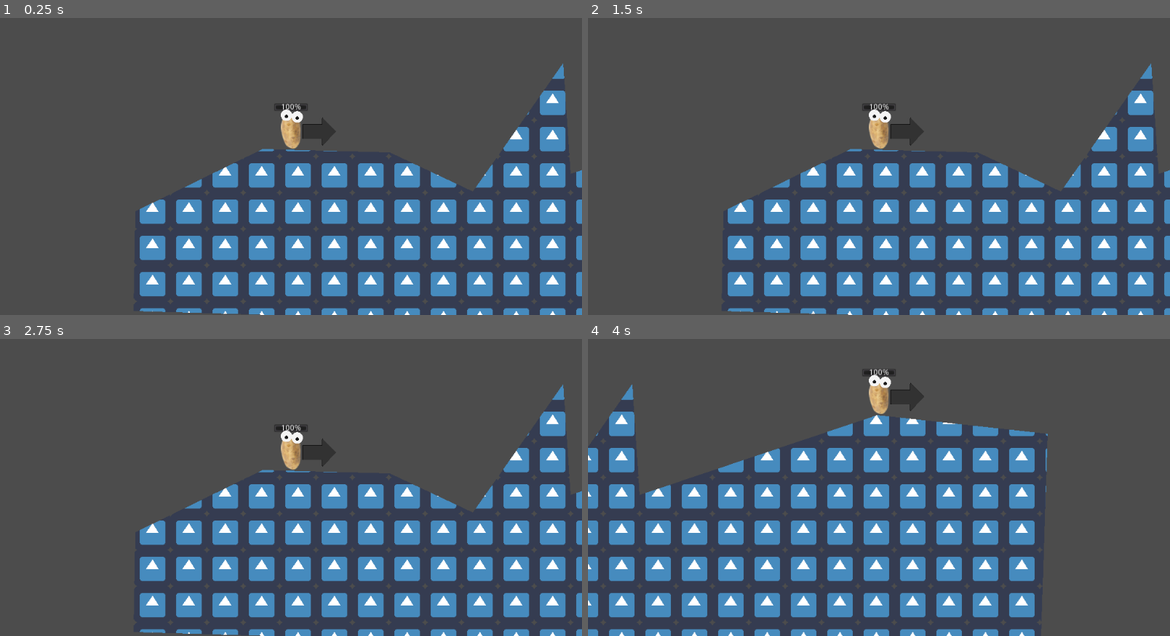
Above: before the commit, frames 1-4 (two rows, left to right).
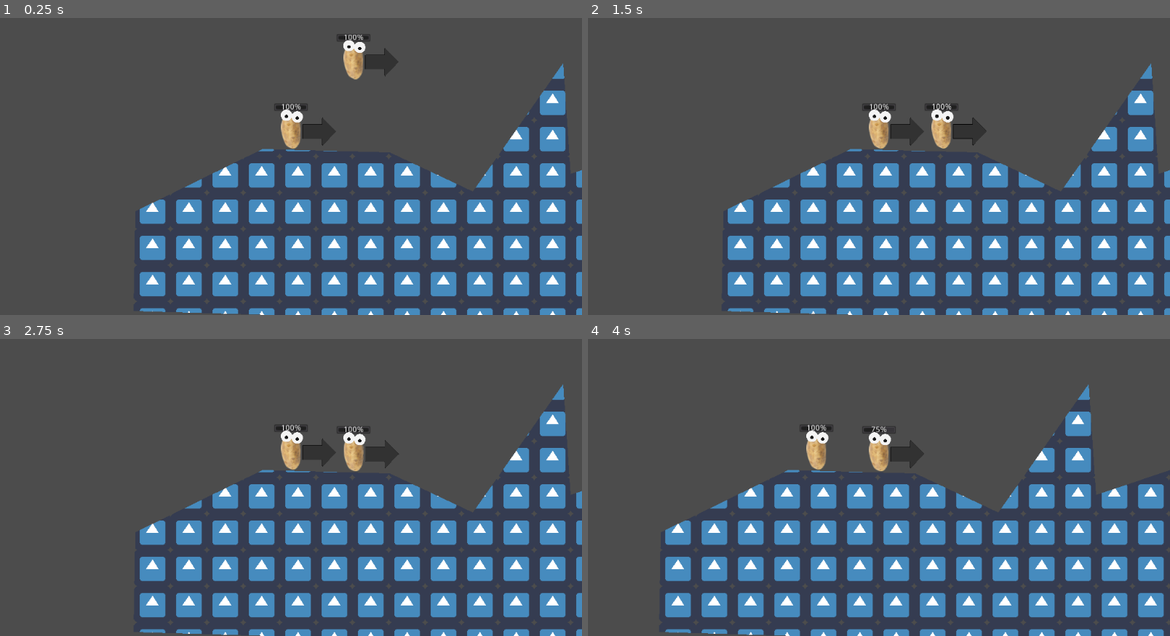
Above: after the commit, the same moments.

Repository: the-g-force/GGJ23
Game: Godot game, scene res://World/World.tscn
Two runs of this game, one before a commit and one after it. Both use one fixed random seed, a clock stepped at 60 frames per second and the inputs below. The engine's default icon, where the game draws it, is replaced by a stand-in: a white triangle on a blue panel in a dark square.
Inputs:
- Up to frame 1 (0.25 s): no input
- Up to frame 2 (1.5 s): no input
- Up to frame 3 (2.75 s): tap Enter at 2 s
- Up to frame 4 (4 s): tap Space at 2.75 s

The runs differ from the first frame. In frame 1, 0.8% of the frame differs, in the area x 57-69%, y 5-21%; in frame 2, 0.8%; in frame 3, 0.8%; in frame 4, 31%, in the area x 0-99%, y 10-100%.

Commit message:
Make potatos fall even if it is not their turn

Diff:
--- a/project/Potato/Potato.gd
+++ b/project/Potato/Potato.gd
@@ -34,14 +34,13 @@
 
 
 func _physics_process(delta:float)->void:
-	if not active:
-		return
+	_health_bar.value = _health
 
 	var action_prefix := "p%d_" % player_index
 	var direction := Input.get_axis(action_prefix + "left", action_prefix + "right")
 	var linear_velocity := Vector2(200*direction, 0)
 
-	if direction!=0:
+	if active and direction!=0:
 		_facing = _Facing.RIGHT if direction>0 else _Facing.LEFT
 		# Setting scale.x to -1 or 1 does not work because then the child's
 		# rotation gets unpredictable. Instead, later, the rotation is updated
@@ -55,19 +54,19 @@
 
 	_velocity = move_and_slide(linear_velocity, Vector2.UP)
 
-	var elevation_input := Input.get_axis(action_prefix + "up", action_prefix + "down")
-	_elevation = clamp(_elevation + elevation_input * WEAPON_ROTATION_SPEED * delta, -TAU/4.0, 0)
-	_weapon_hinge.rotation = _elevation if _facing==_Facing.RIGHT else PI - _elevation
+	if active:
+		var elevation_input := Input.get_axis(action_prefix + "up", action_prefix + "down")
+		_elevation = clamp(_elevation + elevation_input * WEAPON_ROTATION_SPEED * delta, -TAU/4.0, 0)
+		_weapon_hinge.rotation = _elevation if _facing==_Facing.RIGHT else PI - _elevation
 
-	var percent := clamp(range_lerp(_hold_duration, 0, MAX_HOLD_DURATION, 0, 1), 0, 1)
-	if Input.is_action_pressed(action_prefix + "shoot"):
-		_hold_duration += delta
-		_set_shader_percent(percent)
-	elif Input.is_action_just_released(action_prefix + "shoot"):
-		_shoot(percent)
-		_hold_duration = 0.0
+		var percent := clamp(range_lerp(_hold_duration, 0, MAX_HOLD_DURATION, 0, 1), 0, 1)
+		if Input.is_action_pressed(action_prefix + "shoot"):
+			_hold_duration += delta
+			_set_shader_percent(percent)
+		elif Input.is_action_just_released(action_prefix + "shoot"):
+			_shoot(percent)
+			_hold_duration = 0.0
 
-	_health_bar.value = _health
 
 ## Shoot a projectile
 ##
--- a/project/World/World.tscn
+++ b/project/World/World.tscn
@@ -11,7 +11,7 @@
 position = Vector2( 276, 274 )
 
 [node name="Potato2" parent="." instance=ExtResource( 3 )]
-position = Vector2( 1189, 171 )
+position = Vector2( 386, 129 )
 player_index = 1
 
 [node name="Camera2D" type="Camera2D" parent="."]
